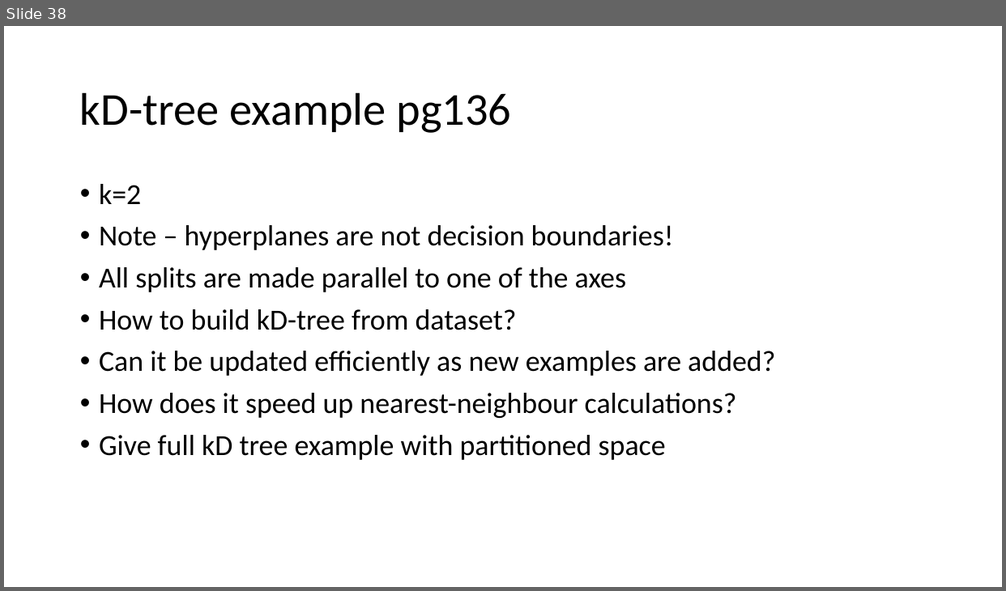
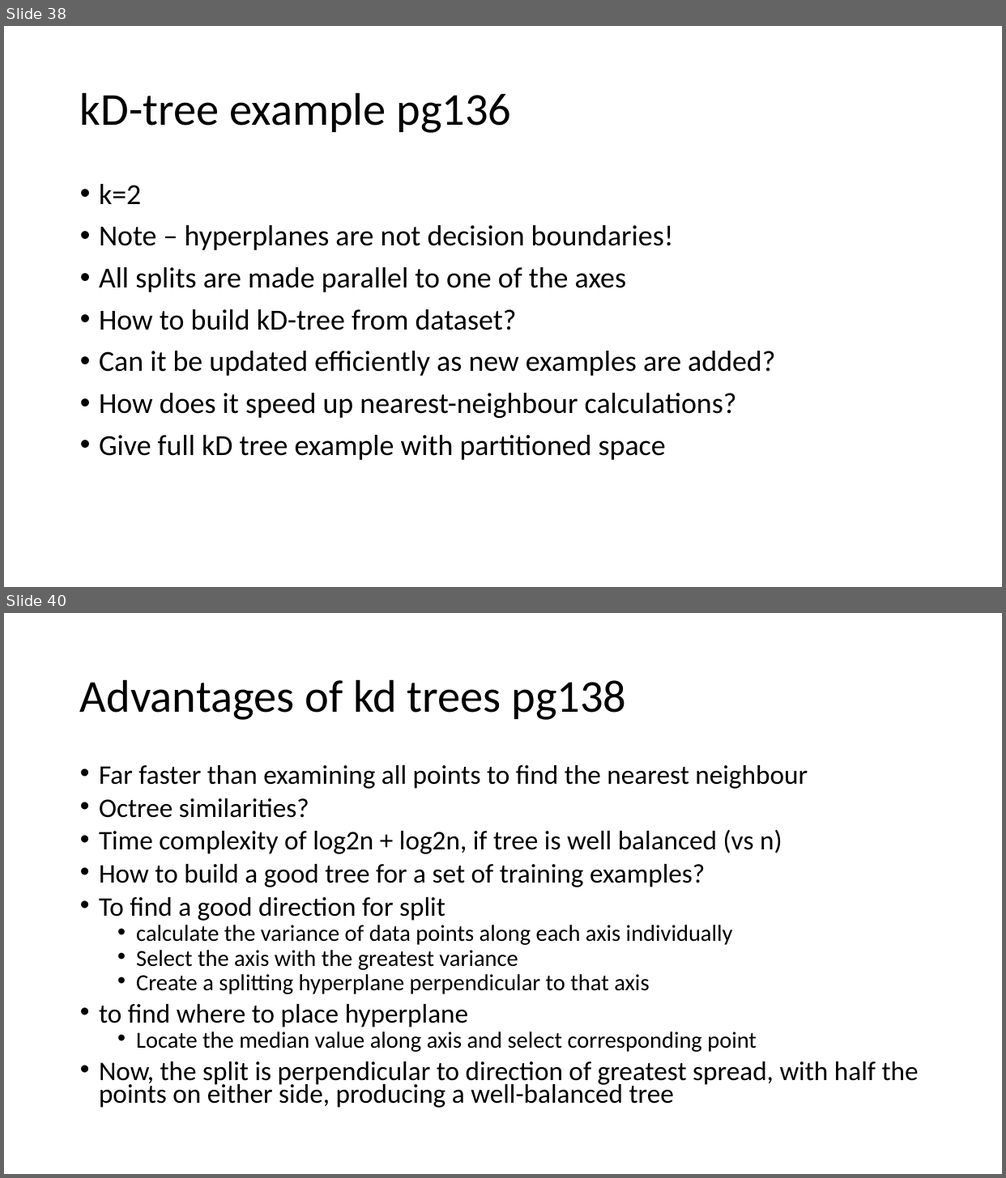
Before and after one commit to russellu/cs405, a slide deck: Lecture_Algorithms.pptx. Shown one above the other, each under a label of ours: slide 38 before the commit, slides 38 and 40 after it; the slides between them are not shown. The pictures are 1006x591 and 1006x1178 pixels, drawn with LibreOffice and Linux fonts; fonts in the diff are those of the drawing. Boxes give left, top, right and bottom in pixels: in the first picture for what was removed or moved away, otherwise in the second. Text is boxed around its words. In the diff, an @@ line names an element or a change of style, - is before the commit and + after.

```diff
--- a/Lecture_Algorithms.pptx
+++ b/Lecture_Algorithms.pptx
@@ slide 40 added at (4,613,1002,1174), background #FFFFFF @@
@@ title added at (80,679,626,720), 44 pt, text #000000 @@
+Advantages of kd trees pg138
@@ text added at (99,765,918,1108), 25.9 pt, text #000000 @@
+• Far faster than examining all points to find the nearest neighbour
+• Octree similarities?
+• Time complexity of log2n + log2n, if tree is well balanced (vs n)
+• How to build a good tree for a set of training examples?
+• To find a good direction for split
+  • calculate the variance of data points along each axis individually
+  • Select the axis with the greatest variance
+  • Create a splitting hyperplane perpendicular to that axis
+• to find where to place hyperplane
+  • Locate the median value along axis and select corresponding point
+• Now, the split is perpendicular to direction of greatest spread, with half the points on either side, producing a well-balanced tree
```
Also in this commit, not shown: 2 slides changed, 16 other slides added.
